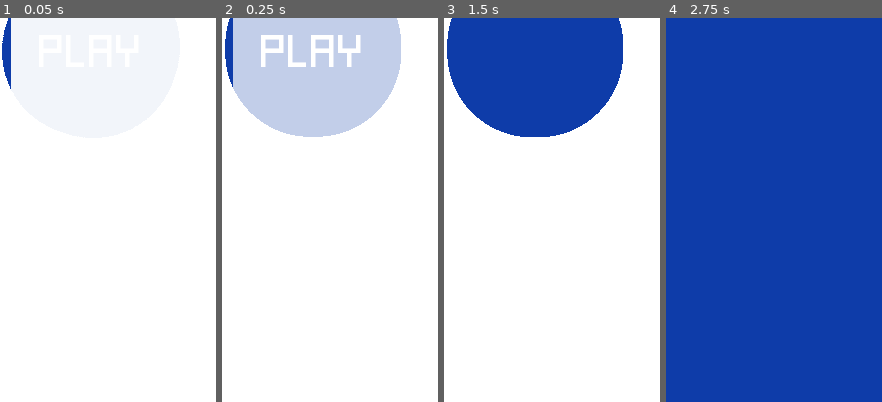
Above: before the commit, frames 1-4 (left to right).
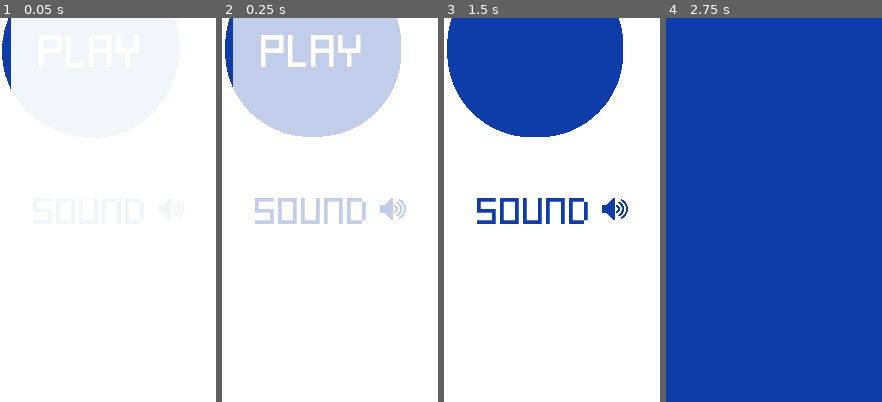
Above: after the commit, the same moments.

Repository: msanatan/Approximately
Game: Godot game, scene res://Scenes/MainMenu.tscn
The game is run twice, just before and just after one commit, with the same random seed, the same clock (stepped at 60 frames per second) and the same inputs.
Inputs (mouse positions are % of the whole screen's width and height, from its top left):
- Up to frame 1 (0.05 s): no input
- Up to frame 2 (0.25 s): no input
- Up to frame 3 (1.5 s): click (50, 71) at 0.5 s, where only the run after the commit has a clickable "Sound"; click "Play" at 1.25 s
- Up to frame 4 (2.75 s): no input
The pictures show only the part of the screen within x 29-79%, y 46-96%; the shares and areas given below are measured in that part.

The runs differ from the first frame. In frame 2, 2.0% of the frame differs, in the area x 15-86%, y 46-54%; in frame 3, 2.0%; in frame 4, nothing differs.

Commit message:
Add a button to toggle sound on/off
Needs a little state management to ensure the sound off icons shows correctly.

Diff:
--- a/Scenes/MainMenu.tscn
+++ b/Scenes/MainMenu.tscn
@@ -6,6 +6,8 @@
 [ext_resource path="res://Assets/Resources/ButtonFont.tres" type="DynamicFont" id=4]
 [ext_resource path="res://Scenes/Game/CircleGrowingTransition.tscn" type="PackedScene" id=5]
 [ext_resource path="res://Scenes/Game/FadeTransition.tscn" type="PackedScene" id=6]
+[ext_resource path="res://Assets/Fonts/Kenney Pixel Square.ttf" type="DynamicFontData" id=7]
+[ext_resource path="res://Assets/Images/UI/volume-up-4-512.png" type="Texture" id=8]
 
 [sub_resource type="StyleBoxEmpty" id=1]
 
@@ -16,6 +18,20 @@
 [sub_resource type="StyleBoxEmpty" id=4]
 
 [sub_resource type="StyleBoxEmpty" id=5]
+
+[sub_resource type="DynamicFont" id=6]
+size = 30
+font_data = ExtResource( 7 )
+
+[sub_resource type="StyleBoxEmpty" id=12]
+
+[sub_resource type="StyleBoxEmpty" id=8]
+
+[sub_resource type="StyleBoxEmpty" id=9]
+
+[sub_resource type="StyleBoxEmpty" id=10]
+
+[sub_resource type="StyleBoxEmpty" id=11]
 
 [node name="MainMenu" type="Node2D"]
 script = ExtResource( 2 )
@@ -73,9 +89,41 @@
 "_edit_use_anchors_": false
 }
 
+[node name="SoundButton" type="Button" parent="."]
+anchor_left = 0.5
+anchor_top = 0.5
+anchor_right = 0.5
+anchor_bottom = 0.5
+margin_left = 152.0
+margin_top = 512.0
+margin_right = 280.0
+margin_bottom = 576.0
+custom_colors/font_color_disabled = Color( 0.0588235, 0.239216, 0.666667, 1 )
+custom_colors/font_color_focus = Color( 0.0588235, 0.239216, 0.666667, 1 )
+custom_colors/font_color = Color( 0.0588235, 0.239216, 0.666667, 1 )
+custom_colors/font_color_hover = Color( 0.0588235, 0.239216, 0.666667, 1 )
+custom_colors/font_color_pressed = Color( 0.0588235, 0.239216, 0.666667, 1 )
+custom_fonts/font = SubResource( 6 )
+custom_styles/hover = SubResource( 12 )
+custom_styles/pressed = SubResource( 8 )
+custom_styles/focus = SubResource( 9 )
+custom_styles/disabled = SubResource( 10 )
+custom_styles/normal = SubResource( 11 )
+text = "Sound"
+__meta__ = {
+"_edit_use_anchors_": false
+}
+
+[node name="SoundIcon" type="Sprite" parent="SoundButton"]
+modulate = Color( 0.0588235, 0.239216, 0.666667, 1 )
+position = Vector2( 144, 32 )
+scale = Vector2( 0.05, 0.05 )
+texture = ExtResource( 8 )
+
 [node name="FadeTransition" parent="." instance=ExtResource( 6 )]
 position = Vector2( 136, 16 )
 
 [connection signal="transition_finished" from="CircleGrowingTransition" to="." method="_on_CircleGrowingTransition_transition_finished"]
 [connection signal="pressed" from="PlayButton" to="." method="_on_PlayButton_pressed"]
+[connection signal="pressed" from="SoundButton" to="." method="_on_SoundButton_pressed"]
 [connection signal="transition_finished" from="FadeTransition" to="." method="_on_FadeTransition_transition_finished"]
--- a/Scripts/MainMenu.gd
+++ b/Scripts/MainMenu.gd
@@ -1,9 +1,15 @@
 extends Node2D
 
 onready var circle: Sprite = $CircleSprite
+var volume_on = load('res://Assets/Images/UI/volume-up-4-512.png')
+var volume_off = load('res://Assets/Images/UI/mute-2-512.png')
+var sound_on: bool = true
 
 func _ready():
     $FadeTransition.fade_in()
+    if not MusicPlayer.playing:
+        $SoundButton/SoundIcon.set_texture(volume_off)
+        sound_on = false
 
 func _process(delta):
     circle.rotate(delta * PI * 2)
@@ -20,3 +26,15 @@
 
 func _on_FadeTransition_transition_finished():
     $FadeTransition.hide()
+
+
+func _on_SoundButton_pressed():
+    if sound_on:
+        MusicPlayer.stop()
+        $SoundButton/SoundIcon.set_texture(volume_off)
+    else:
+        MusicPlayer.play()
+        $SoundButton/SoundIcon.set_texture(volume_on)
+
+    $SoundButton/SoundIcon.modulate = '#0f3daa'
+    sound_on = !sound_on
Not shown: 1 places in Scenes/MainMenu.tscn that only renumber resources
